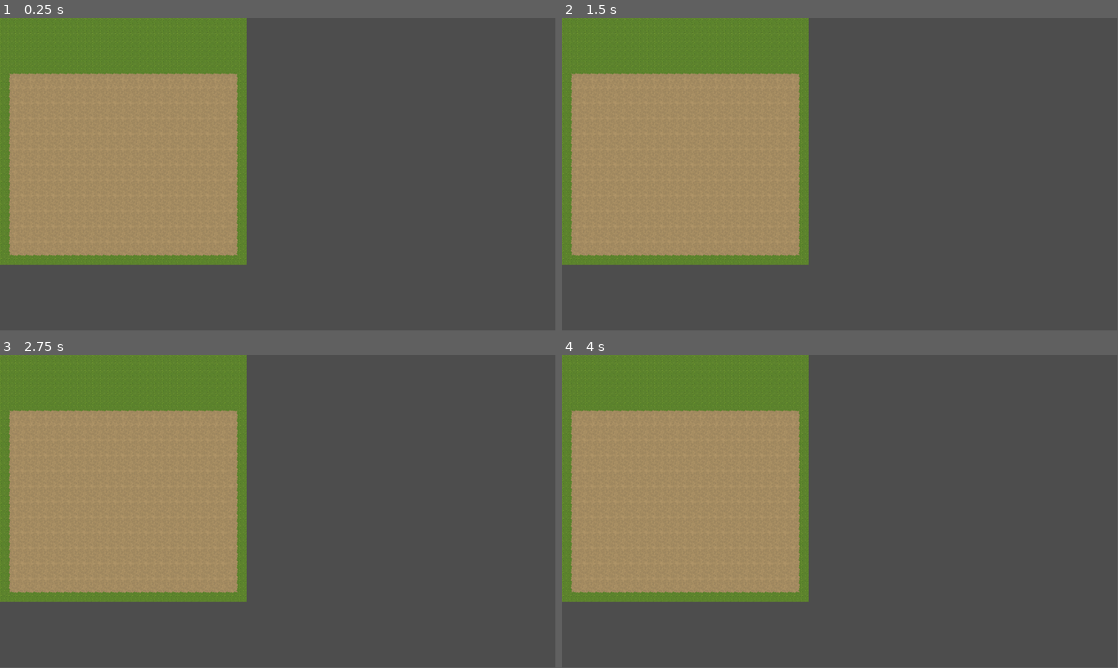
Above: before the commit, frames 1-4 (two rows, left to right).
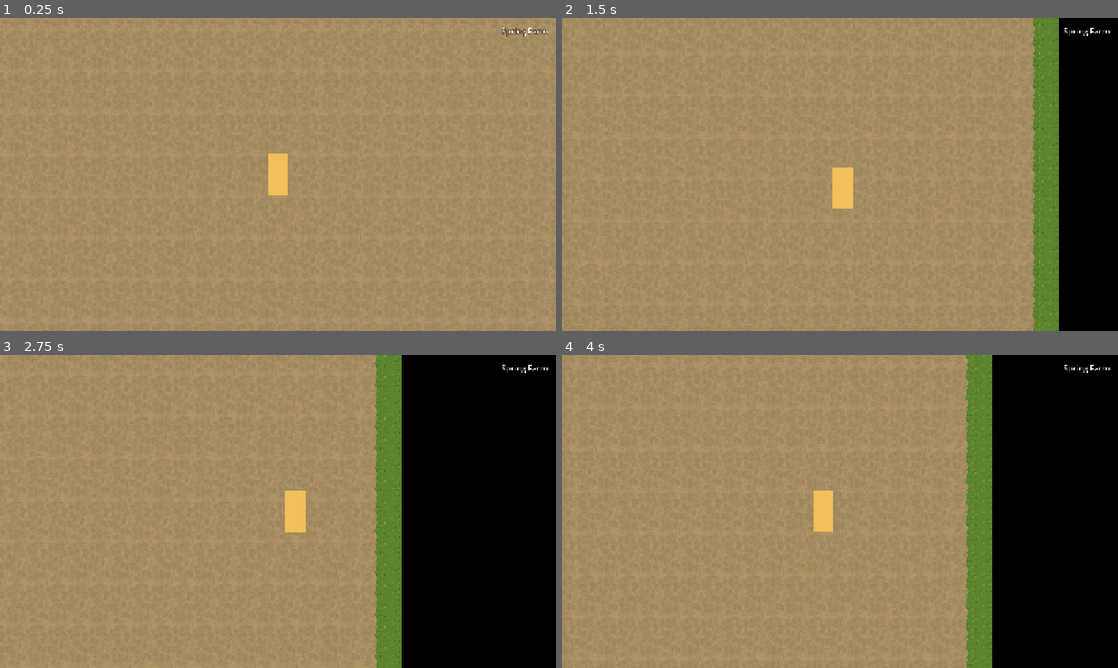
Above: after the commit, the same moments.

Repository: twoSquaredHoon/demo-3
Game: Godot game, scene res://MainFarmSpring.tscn
Same seed, same stepped clock (60 frames per second), same inputs: the game is played once before the commit and once after it.
Inputs:
- Up to frame 1 (0.25 s): no input
- Up to frame 2 (1.5 s): tap Enter at 0.5 s; hold D (move_right, bound only after the commit) 0.53-1.28 s; hold S (move_down, bound only after the commit) from 1.28 s (still down)
- Up to frame 3 (2.75 s): release S (move_down, bound only after the commit) at 2.03 s; hold D (move_right, bound only after the commit) from 2.03 s (still down)
- Up to frame 4 (4 s): release D (move_right, bound only after the commit) at 2.78 s; hold W (move_up, bound only after the commit) 2.78-3.53 s; hold A (move_left, bound only after the commit) from 3.53 s (still down)
In our replay, the window is 799x449 before the commit and 800x450 after it. These sizes can differ from the game's own. Grey fills any space a smaller window leaves; there, only what the larger window draws over its background counts as a difference.

The runs differ from the first frame. In frame 1, 76% of the frame differs, in the area x 0-100%, y 0-100%; in frame 2, 76%; in frame 3, 76%; in frame 4, 76%.

Commit message:
Add movable player, location HUD, and display framework.
Sets up WASD movement, fullscreen black-void framing, and a reusable location label so maps can declare their name without art work.

Co-authored-by: Cursor <cursoragent@cursor.com>

Diff:
--- a/MainFarmSpring.tscn
+++ b/MainFarmSpring.tscn
@@ -4,7 +4,8 @@
 [ext_resource type="Texture2D" uid="uid://dm5dnwrousqvu" path="res://assets/MainFarm/SpringGround.png" id="2_7p80s"]
 [ext_resource type="Texture2D" uid="uid://c3pe1narh5sec" path="res://assets/MainFarm/SummerGround.png" id="3_aiorf"]
 [ext_resource type="Texture2D" uid="uid://dba3ekysjva11" path="res://assets/MainFarm/WinterGround.png" id="4_pq2r8"]
-
+[ext_resource type="Script" uid="uid://f3plem6ftesb" path="res://locations/location_info.gd" id="5_loc"]
+[ext_resource type="PackedScene" path="res://player/player.tscn" id="6_player"]
 [sub_resource type="TileSetAtlasSource" id="TileSetAtlasSource_ojooe"]
 texture = ExtResource("1_iiyay")
 0:0/0 = 0
@@ -62,6 +63,8 @@
 sources/3 = SubResource("TileSetAtlasSource_j8fnd")
 
 [node name="Node2D" type="Node2D" unique_id=992960240]
+script = ExtResource("5_loc")
+display_name = "Spring Farm"
 
 [node name="TileMap" type="TileMap" parent="." unique_id=615233527]
 texture_filter = 1
@@ -74,4 +77,5 @@
 layer_2/name = "Foliage2"
 layer_2/tile_data = PackedInt32Array(1966110, 196609, 1610612736, 1966081, 196609, 1610612736, 458782, 196609, 1342177280, 458753, 196609, 1342177280)
 
-[node name="TileMapLayer" type="TileMapLayer" parent="." unique_id=1906257241]
+[node name="Player" parent="." instance=ExtResource("6_player")]
+position = Vector2(256, 256)
--- /dev/null
+++ b/autoload/game_state.gd
@@ -0,0 +1,12 @@
+extends Node
+
+signal location_changed(location_name: String)
+
+var current_location_name: String = ""
+
+
+func set_location(location_name: String) -> void:
+	if current_location_name == location_name:
+		return
+	current_location_name = location_name
+	location_changed.emit(location_name)
--- /dev/null
+++ b/locations/location_info.gd
@@ -0,0 +1,7 @@
+extends Node
+
+@export var display_name: String = "Unknown"
+
+
+func _ready() -> void:
+	GameState.set_location(display_name)
--- /dev/null
+++ b/player/player.gd
@@ -0,0 +1,9 @@
+extends CharacterBody2D
+
+@export var speed: float = 120.0
+
+
+func _physics_process(_delta: float) -> void:
+	var direction := Input.get_vector("move_left", "move_right", "move_up", "move_down")
+	velocity = direction * speed
+	move_and_slide()
--- /dev/null
+++ b/player/player.tscn
@@ -0,0 +1,23 @@
+[gd_scene format=3 uid="uid://cq8player00001"]
+
+[ext_resource type="Script" uid="uid://dmk3mu21n4phd" path="res://player/player.gd" id="1_player"]
+
+[sub_resource type="RectangleShape2D" id="RectangleShape2D_body"]
+size = Vector2(16, 32)
+
+[node name="Player" type="CharacterBody2D"]
+collision_layer = 1
+collision_mask = 1
+script = ExtResource("1_player")
+
+[node name="CollisionShape2D" type="CollisionShape2D" parent="."]
+shape = SubResource("RectangleShape2D_body")
+
+[node name="Body" type="Polygon2D" parent="."]
+color = Color(0.95, 0.75, 0.35, 1)
+polygon = PackedVector2Array(-8, -16, 8, -16, 8, 16, -8, 16)
+
+[node name="Camera2D" type="Camera2D" parent="."]
+zoom = Vector2(3, 3)
+position_smoothing_enabled = true
+position_smoothing_speed = 8.0
--- a/project.godot
+++ b/project.godot
@@ -15,10 +15,48 @@
 config/features=PackedStringArray("4.6", "Forward Plus")
 config/icon="res://icon.svg"
 
+[autoload]
+
+GameState="*res://autoload/game_state.gd"
+LocationHud="*res://ui/location_hud.tscn"
+
+[display]
+
+window/size/viewport_width=1280
+window/size/viewport_height=720
+window/size/mode=3
+window/stretch/mode="canvas_items"
+window/stretch/aspect="expand"
+
+[input]
+
+move_left={
+"deadzone": 0.5,
+"events": [Object(InputEventKey,"resource_local_to_scene":false,"resource_name":"","device":0,"window_id":0,"alt_pressed":false,"shift_pressed":false,"ctrl_pressed":false,"meta_pressed":false,"pressed":false,"keycode":0,"physical_keycode":65,"key_label":0,"unicode":0,"location":0,"echo":false,"script":null)
+]
+}
+move_right={
+"deadzone": 0.5,
+"events": [Object(InputEventKey,"resource_local_to_scene":false,"resource_name":"","device":0,"window_id":0,"alt_pressed":false,"shift_pressed":false,"ctrl_pressed":false,"meta_pressed":false,"pressed":false,"keycode":0,"physical_keycode":68,"key_label":0,"unicode":0,"location":0,"echo":false,"script":null)
+]
+}
+move_up={
+"deadzone": 0.5,
+"events": [Object(InputEventKey,"resource_local_to_scene":false,"resource_name":"","device":0,"window_id":0,"alt_pressed":false,"shift_pressed":false,"ctrl_pressed":false,"meta_pressed":false,"pressed":false,"keycode":0,"physical_keycode":87,"key_label":0,"unicode":0,"location":0,"echo":false,"script":null)
+]
+}
+move_down={
+"deadzone": 0.5,
+"events": [Object(InputEventKey,"resource_local_to_scene":false,"resource_name":"","device":0,"window_id":0,"alt_pressed":false,"shift_pressed":false,"ctrl_pressed":false,"meta_pressed":false,"pressed":false,"keycode":0,"physical_keycode":83,"key_label":0,"unicode":0,"location":0,"echo":false,"script":null)
+]
+}
+
 [physics]
 
 3d/physics_engine="Jolt Physics"
 
 [rendering]
 
+textures/canvas_textures/default_texture_filter=0
+environment/defaults/default_clear_color=Color(0, 0, 0, 1)
 rendering_device/driver.windows="d3d12"
--- /dev/null
+++ b/ui/location_hud.gd
@@ -0,0 +1,14 @@
+extends CanvasLayer
+
+
+@onready var location_label: Label = %LocationLabel
+
+
+func _ready() -> void:
+	GameState.location_changed.connect(_on_location_changed)
+	if not GameState.current_location_name.is_empty():
+		_on_location_changed(GameState.current_location_name)
+
+
+func _on_location_changed(location_name: String) -> void:
+	location_label.text = location_name
--- /dev/null
+++ b/ui/location_hud.tscn
@@ -0,0 +1,31 @@
+[gd_scene format=3 uid="uid://cq8lochud00001"]
+
+[ext_resource type="Script" uid="uid://dmwn0n2cuu5jb" path="res://ui/location_hud.gd" id="1_hud"]
+
+[node name="LocationHud" type="CanvasLayer"]
+layer = 10
+script = ExtResource("1_hud")
+
+[node name="MarginContainer" type="MarginContainer" parent="."]
+anchors_preset = 1
+anchor_left = 1.0
+anchor_right = 1.0
+offset_left = -220.0
+offset_top = 12.0
+offset_right = -12.0
+offset_bottom = 48.0
+grow_horizontal = 0
+theme_override_constants/margin_left = 8
+theme_override_constants/margin_top = 4
+theme_override_constants/margin_right = 8
+theme_override_constants/margin_bottom = 4
+
+[node name="LocationLabel" type="Label" parent="MarginContainer"]
+unique_name_in_owner = true
+layout_mode = 2
+theme_override_colors/font_color = Color(1, 1, 1, 1)
+theme_override_colors/font_outline_color = Color(0, 0, 0, 0.8)
+theme_override_constants/outline_size = 4
+theme_override_font_sizes/font_size = 18
+text = ""
+horizontal_alignment = 2
Not shown, added: autoload/game_state.gd.uid
Not shown, added: locations/location_info.gd.uid
Not shown, added: player/player.gd.uid
Not shown, added: ui/location_hud.gd.uid
